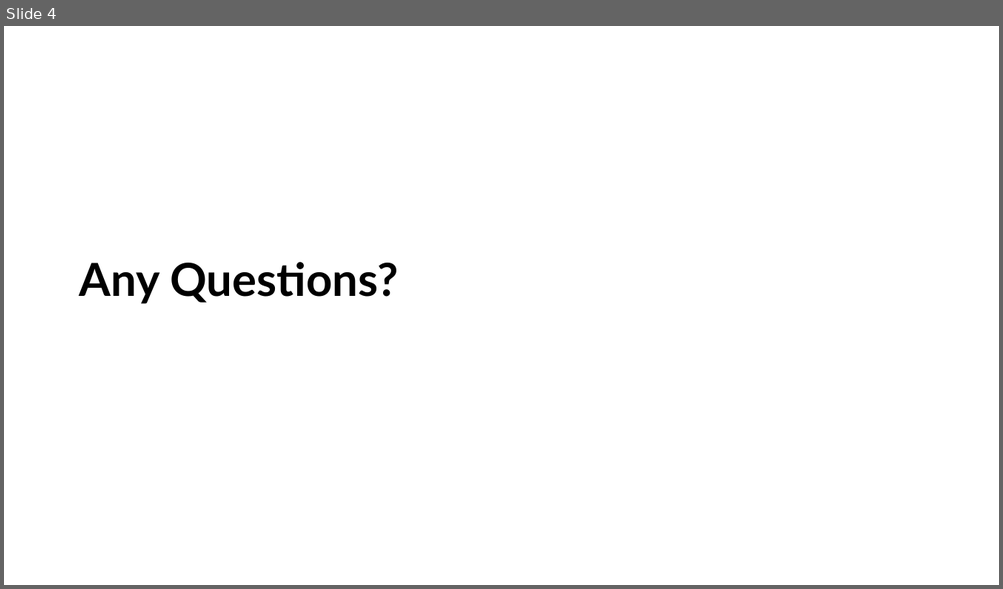
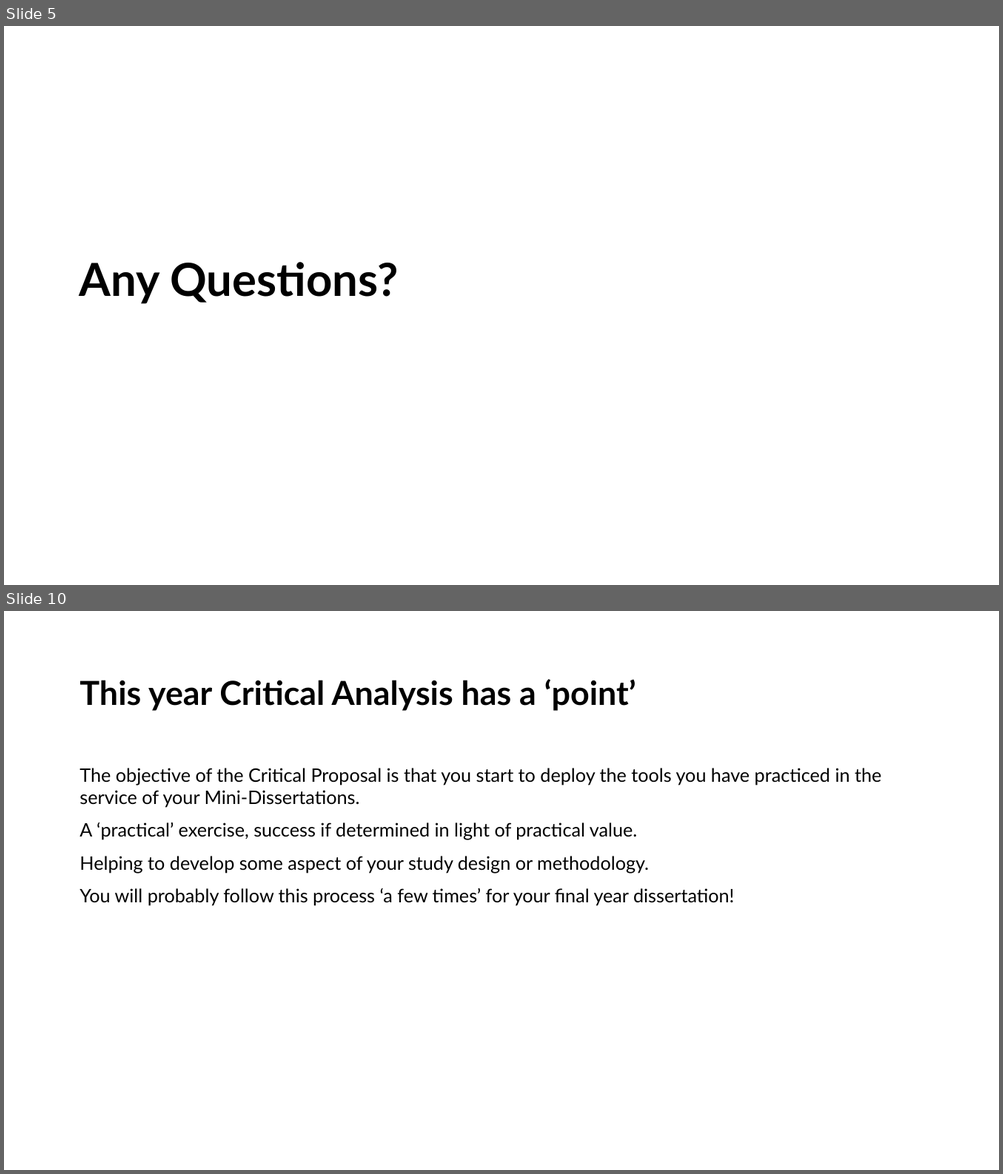
Before and after one commit to LittleMonkeyLab/PS52007Dslides, a slide deck: _site/lectures/Lecture03/Lecture03.pptx. Shown one above the other, each under a label of ours: slide 4 before the commit, slides 5 and 10 after it; the slides between them are not shown. The pictures are 1003x589 and 1003x1174 pixels, drawn with LibreOffice and Linux fonts; fonts in the diff are those of the drawing; background and template pictures are left out. Boxes give left, top, right and bottom in pixels: in the first picture for what was removed or moved away, otherwise in the second. Text is boxed around its words. In the diff, an @@ line names an element or a change of style, - is before the commit and + after.

```diff
--- a/_site/lectures/Lecture03/Lecture03.pptx
+++ b/_site/lectures/Lecture03/Lecture03.pptx
@@ slide 10 added at (4,611,999,1170), background #FFFFFF @@
@@ title added at (79,679,636,711), 32 pt, text #000000, bold @@
+This year Critical Analysis has a ‘point’
@@ text added at (79,768,881,906), 18 pt, text #000000 @@
+The objective of the Critical Proposal is that you start to deploy the tools you have practiced in the service of your Mini-Dissertations.
+A ‘practical’ exercise, success if determined in light of practical value.
+Helping to develop some aspect of your study design or methodology.
+You will probably follow this process ‘a few times’ for your final year dissertation!
@@ what was slide 4 is now slide 5 @@
```
Also in this commit, not shown: 2 slides changed, 22 other slides added, 1 slide removed, 47 other files.
